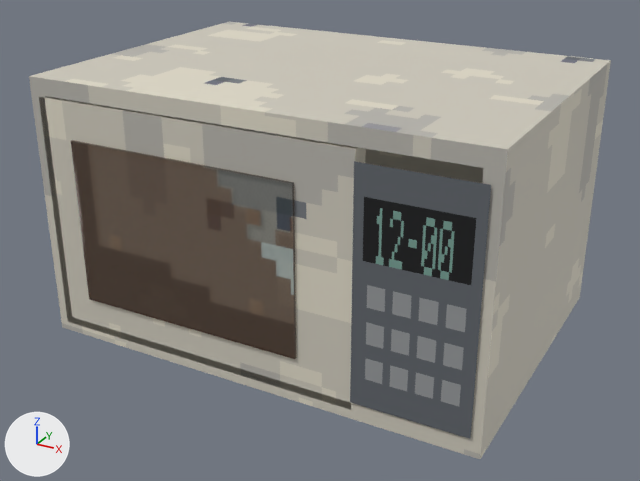
What one commit did to the glTF model THE_VEIL_ASSETS_V2/03_Residential/Furniture/RES_Microwave.glb.
Camera for both pictures: a 50 mm camera at (0.438, -0.809, 0.509) aimed at (0.0, -0.013, 0.111). The axes (+X, +Y, +Z) are drawn at lower left. The lights are the same throughout. The first picture is the older version. Where no turn or scale is listed for an object, it has been applied to the vertices. Vertices at exactly the same position are counted once.

In view in the first picture: 'INT_ApplianceDoor_Microwave', 'RES_Microwave_Mesh'.
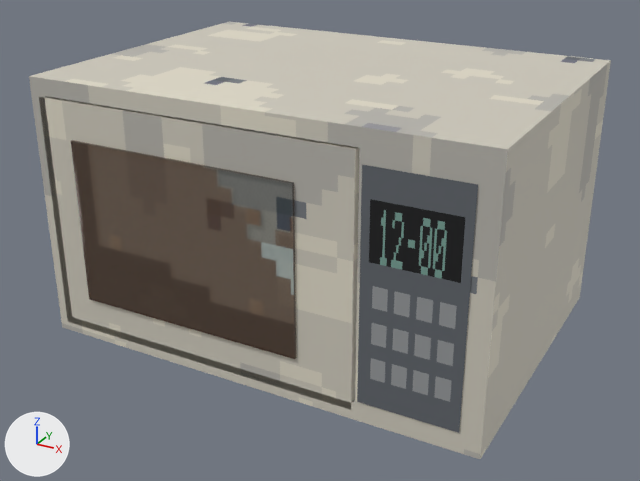
Diff of the bpy script that builds the scene:
```diff
--- a/THE_VEIL_ASSETS_V2/03_Residential/Furniture/RES_Microwave.glb.py
+++ b/THE_VEIL_ASSETS_V2/03_Residential/Furniture/RES_Microwave.glb.py
@@ me_res_microwave_mesh @@
 # used by ob_res_microwave_mesh; location = (0.0, 0.0, 0.0)
-me_res_microwave_mesh.from_pydata(...)  # 24 vertices, 30 faces; spans x -0.25..0.25, y -0.172..0.19, z 0.01..0.3
+me_res_microwave_mesh.from_pydata(...)  # 30 vertices, 42 faces; spans x -0.25..0.25, y -0.171..0.19, z 0.01..0.3
+# me_res_microwave_mesh part 1: the loose piece of 4 vertices spanning x 0.12..0.24, y -0.172, z 0.03..0.27 is rebuilt with 4 vertices and now spans x 0.127..0.229, y -0.171, z 0.032..0.268
+# me_res_microwave_mesh part 2
+# 6 vertices are added at (0.124, -0.135, 0.028), (0.232, -0.135, 0.028), (0.124, -0.17, 0.028), (0.124, -0.135, 0.282), (0.124, -0.17, 0.282), (0.232, -0.135, 0.282)
+# 12 new faces join them, mat_m_town_paintwhite
 me_res_microwave_mesh.materials.append(mat_m_town_paintwhite)
```

Changed parts and their boxes (x1, y1, x2, y2) in the pictures (640 x 481 px):
part 1 of me_res_microwave_mesh, rebuilt (14% narrower)
    before: (350, 161, 491, 439)
    after: (357, 165, 478, 433)
part 2 of me_res_microwave_mesh, added
    after: (355, 148, 483, 437)
